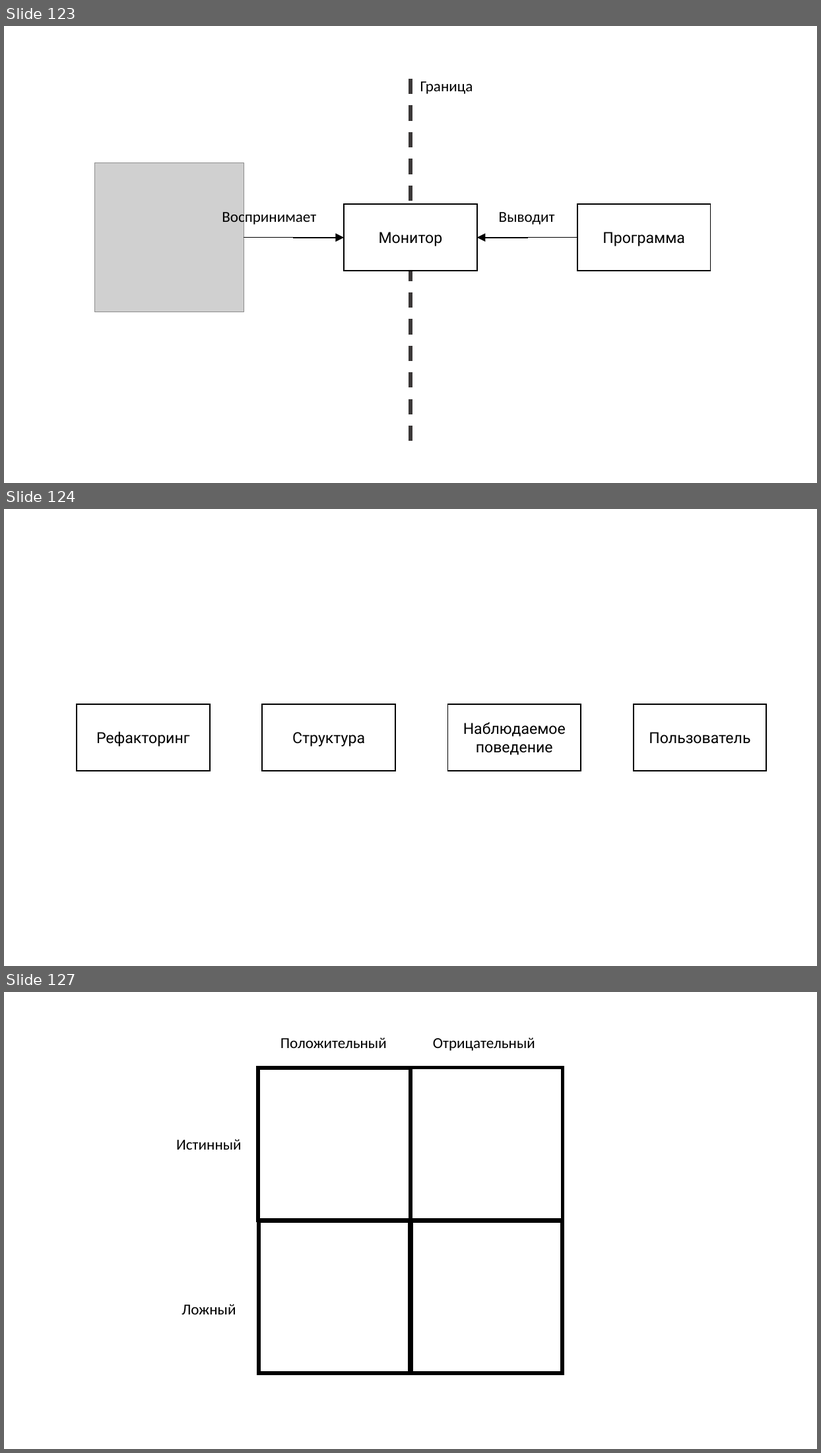
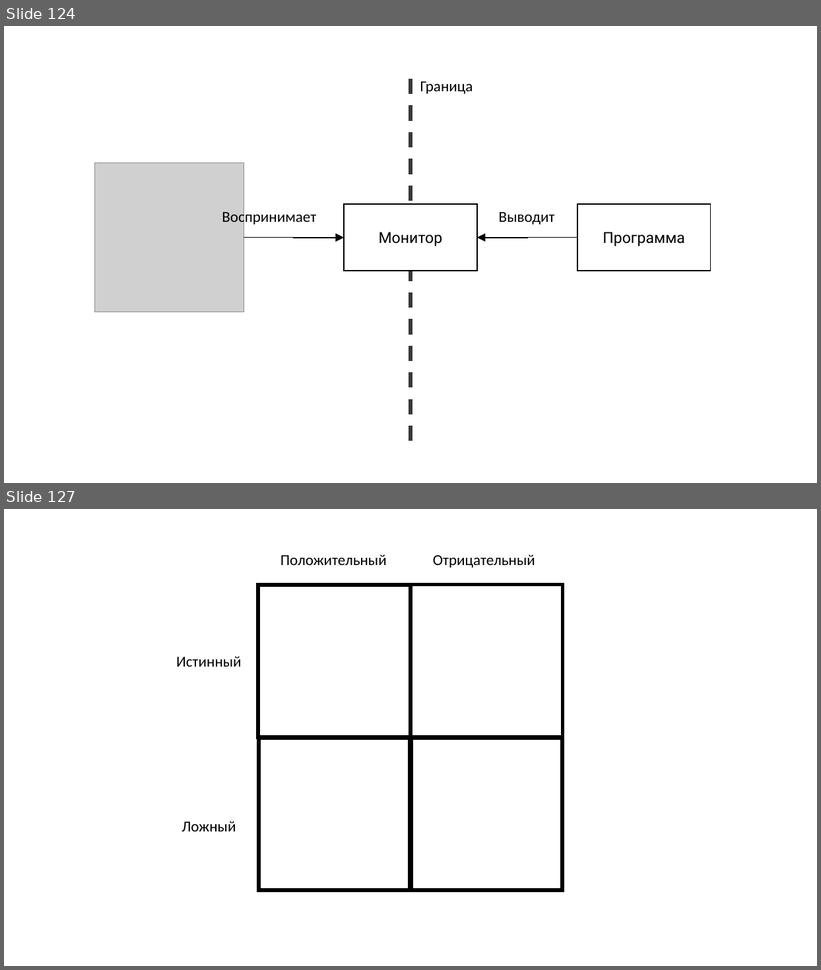
Before and after one commit to rkhaimov/brain-gym, a slide deck: Презентация.pptx. Shown one above the other, each under a label of ours: slides 123, 124 and 127 before the commit, slides 124 and 127 after it; the slides between them are not shown. The pictures are 821x1453 and 821x970 pixels, drawn with LibreOffice and Linux fonts; fonts in the diff are those of the drawing; grey boxes stand for pictures. Boxes give left, top, right and bottom in pixels: in the first picture for what was removed or moved away, otherwise in the second. Text is boxed around its words. In the diff, an @@ line names an element or a change of style, - is before the commit and + after.

```diff
--- a/Презентация.pptx
+++ b/Презентация.pptx
@@ slide 124 removed at [4, 509, 817, 966], background #FFFFFF @@
@@ rectangle removed at [77, 704, 209, 770] @@
-Рефакторинг
@@ rectangle removed at [263, 704, 395, 770] @@
-Структура
@@ rectangle removed at [448, 704, 581, 770] @@
-Наблюдаемое поведение
@@ rectangle removed at [634, 704, 766, 770] @@
-Пользователь
@@ what was slide 123 is now slide 124 @@
```
Also in this commit, not shown: 3 slides changed, 3 slides added, 2 other slides removed, 3 other files.
